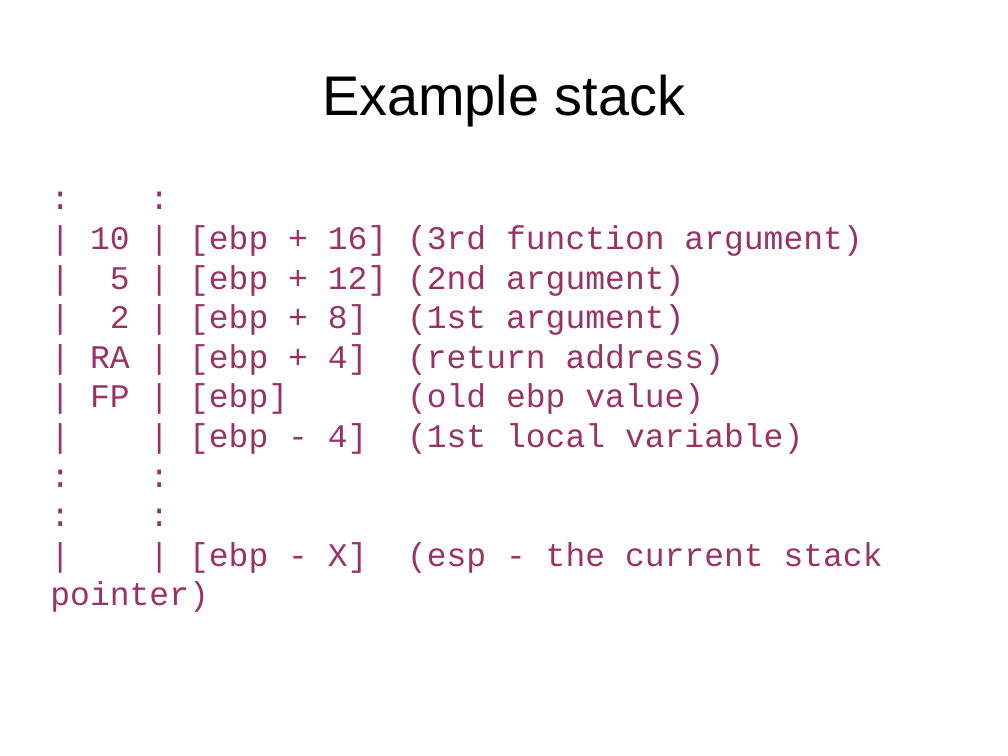
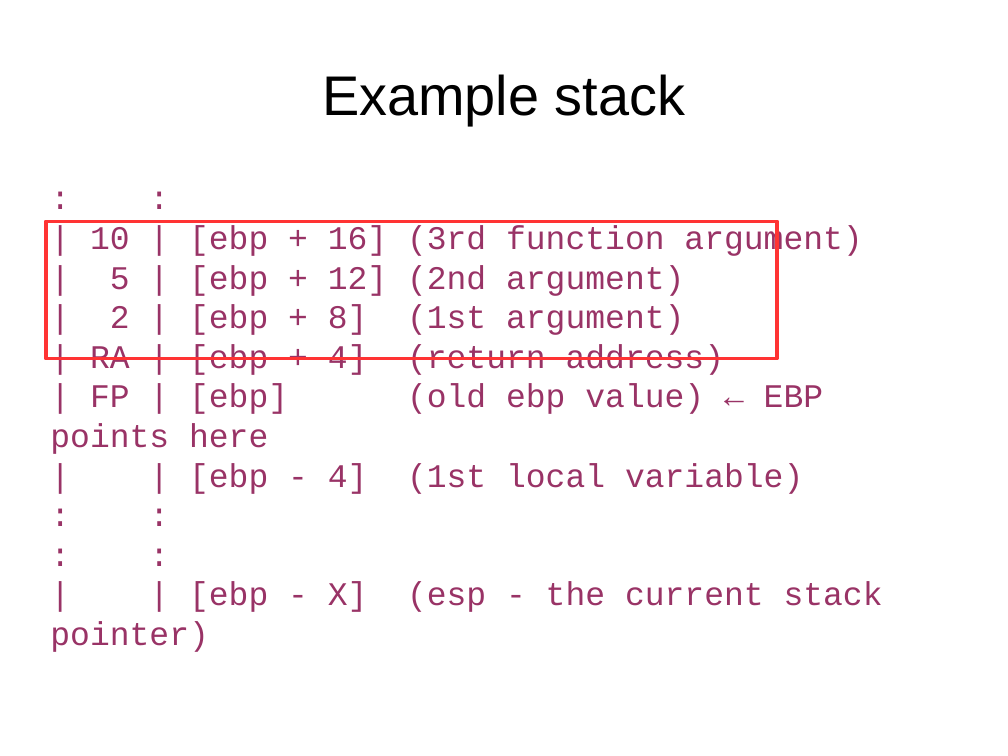
Before and after one commit to antonburtsev/cs5460, a slide deck: slide 33 of lecture04-calling-conventions/lecture04-calling-conventions.odp (slide 18 before the commit). Drawn at 1008x756 pixels with LibreOffice and Linux fonts; fonts in the diff are those of the drawing. Boxes give left, top, right and bottom in pixels: in the first picture for what was removed or moved away, otherwise in the second. Text is boxed around its words. In the diff, an @@ line names an element or a change of style, - is before the commit and + after.

```diff
--- a/lecture04-calling-conventions/lecture04-calling-conventions.odp
+++ b/lecture04-calling-conventions/lecture04-calling-conventions.odp
@@ rectangle added at (x1=46, y1=221, x2=777, y2=359), outline #FF3333 2.89 pt @@
@@ text at (x1=50, y1=383, x2=823, y2=454): text changed @@
-| FP | [ebp] (old ebp value)
+| FP | [ebp] (old ebp value) ← EBP points here
```
Also in this commit, not shown: 15 other slides changed, 22 slides added, 22 other files.
